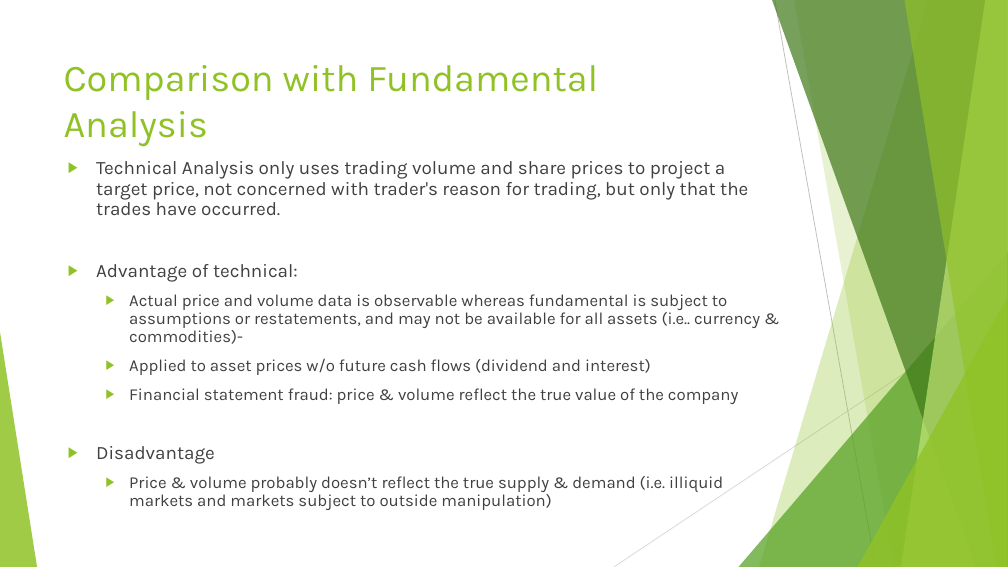
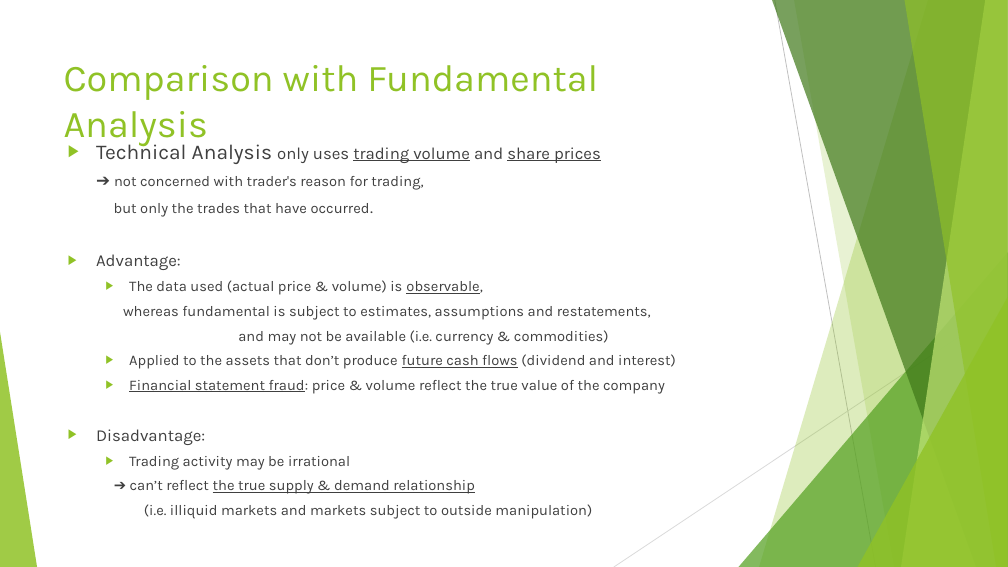
Before and after one commit to Charmendar/ComputeFinance_Presnstation, a slide deck: slide 12 of Technical Analysis-comparison.pptx. Drawn at 1008x567 pixels with LibreOffice and Linux fonts; fonts in the diff are those of the drawing. Boxes give left, top, right and bottom in pixels: in the first picture for what was removed or moved away, otherwise in the second. Text is boxed around its words. In the diff, an @@ line names an element or a change of style, - is before the commit and + after.

Commit message:
modified the comparison part

```diff
--- a/Technical Analysis-comparison.pptx
+++ b/Technical Analysis-comparison.pptx
@@ text "Technical Analysis only uses trading ...": place and size @@
-text "Technical Analysis only uses trading ..." at (96, 161, 760, 510)
+text "Technical Analysis only uses trading ..." at (96, 140, 676, 519)
@@ text at (96, 140, 676, 369): text changed; size 16 to 14 pt @@
-▶ Technical Analysis only uses trading volume and share prices to project a target price, not concerned with trader's reason for trading, but only that the trades have occurred.
-▶ Advantage of technical:
-  ▶ Actual price and volume data is observable whereas fundamental is subject to assumptions or restatements, and may not be available for all assets (i.e.. currency & commodities)-
-  ▶ Applied to asset prices w/o future cash flows (dividend and interest)
+▶ Technical Analysis only uses trading volume and share prices
+  ➔ not concerned with trader's reason for trading,
+  but only the trades that have occurred.
+▶ Advantage:
+  ▶ The data used (actual price & volume) is observable,
+  whereas fundamental is subject to estimates, assumptions and restatements,
+  and may not be available (i.e. currency & commodities)
+  ▶ Applied to the assets that don’t produce future cash flows (dividend and interest)
@@ text at (129, 380, 665, 394): size 16 to 14 pt in "Financial statement fraud: price & volume reflect ..."; underline on in "Financial statement fraud:"; line spacing 0.9 to 0.8 @@
@@ text at (96, 429, 592, 519): text changed; size 16 to 14 pt @@
-▶ Disadvantage
-  ▶ Price & volume probably doesn’t reflect the true supply & demand (i.e. illiquid markets and markets subject to outside manipulation)
+▶ Disadvantage:
+  ▶ Trading activity may be irrational
+  ➔ can’t reflect the true supply & demand relationship
+  (i.e. illiquid markets and markets subject to outside manipulation)
```
Also in this commit, not shown: 1 other slide changed.
